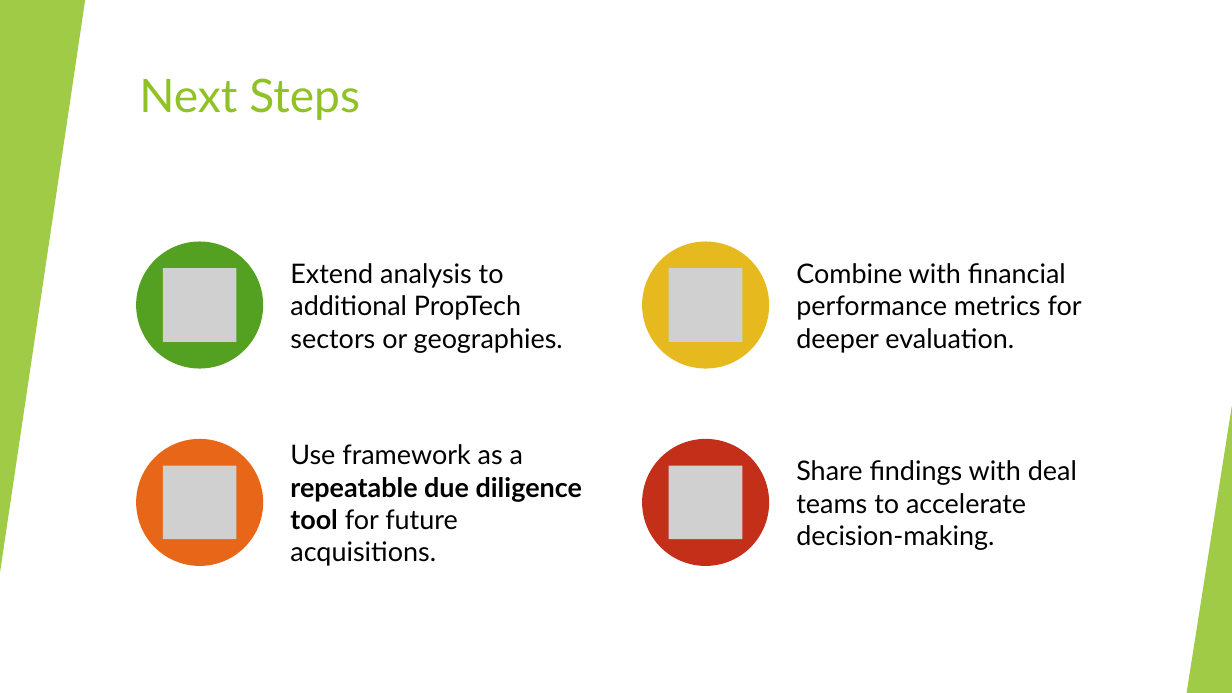
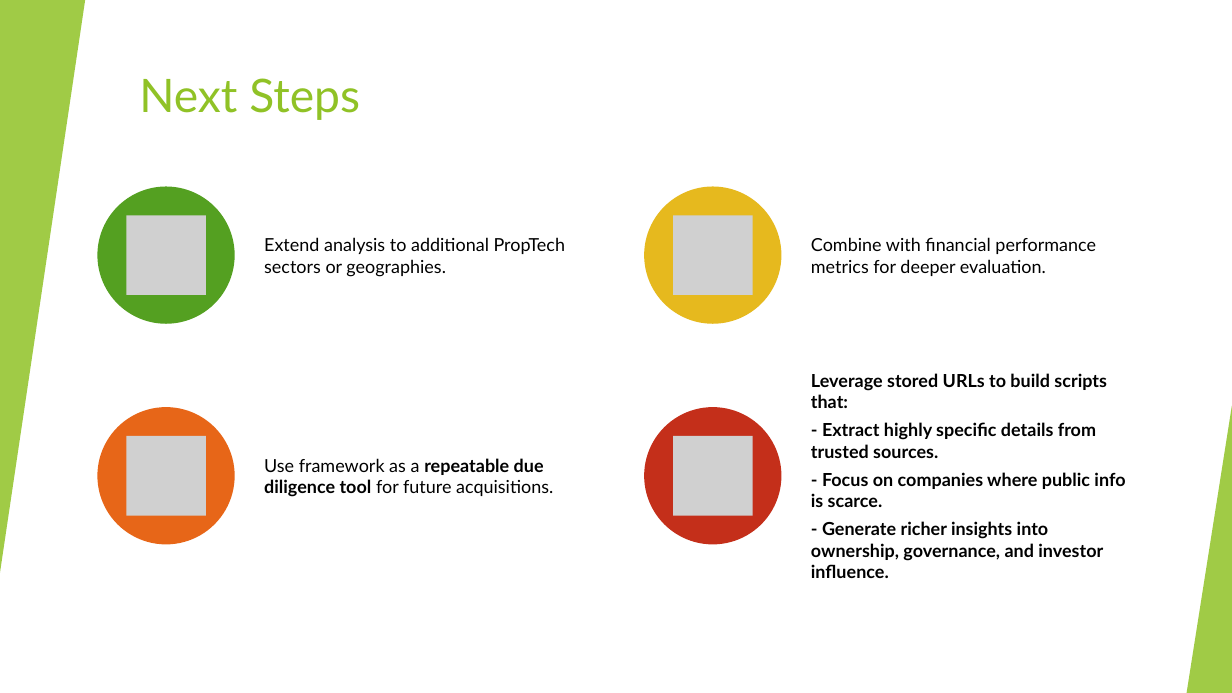
Before and after one commit to sherarIG/pe-opportunities, a slide deck: slide 9 of docs/Approach to Analyzing Founder Ownership in PropTech Companies.pptx. Drawn at 1232x693 pixels with LibreOffice and Linux fonts; fonts in the diff are those of the drawing; grey boxes stand for pictures. Boxes give left, top, right and bottom in pixels: in the first picture for what was removed or moved away, otherwise in the second. Text is boxed around its words. In the diff, an @@ line names an element or a change of style, - is before the commit and + after.

```diff
--- a/docs/Approach to Analyzing Founder Ownership in PropTech Companies.pptx
+++ b/docs/Approach to Analyzing Founder Ownership in PropTech Companies.pptx
@@ ellipse: place and size @@
-ellipse at [136, 241, 263, 369]
+ellipse at [97, 187, 235, 324]
@@ text "Extend analysis to additional PropTech ...": place and size @@
-text "Extend analysis to additional PropTech ..." at [290, 263, 563, 353]
+text "Extend analysis to additional PropTech ..." at [264, 237, 566, 277]
@@ ellipse: place and size @@
-ellipse at [642, 241, 770, 369]
+ellipse at [644, 187, 782, 324]
@@ size 21 to 14 pt; less space between paragraphs in 3 elements at [264, 458, 553, 497], [264, 237, 566, 277], [811, 237, 1096, 276] @@
@@ text "Combine with financial performance metrics ...": place and size @@
-text "Combine with financial performance metrics ..." at [796, 263, 1082, 353]
+text "Combine with financial performance metrics ..." at [811, 237, 1096, 276]
@@ picture added at [127, 215, 206, 295] @@
@@ picture: place and size @@
-picture at [669, 268, 743, 342]
+picture at [673, 215, 752, 295]
@@ picture removed at [163, 268, 237, 342] @@
@@ text added at [811, 373, 1125, 578], 14 pt, text #000000, bold @@
+Leverage stored URLs to build scripts that:
+- Extract highly specific details from trusted sources.
+- Focus on companies where public info is scarce.
+- Generate richer insights into ownership, governance, and investor influence.
@@ ellipse: place and size @@
-ellipse at [136, 439, 263, 567]
+ellipse at [97, 408, 235, 545]
@@ text "Use framework as a repeatable ...": place and size @@
-text "Use framework as a repeatable ..." at [290, 444, 582, 566]
+text "Use framework as a repeatable ..." at [264, 458, 553, 497]
@@ ellipse: place and size @@
-ellipse at [642, 439, 770, 567]
+ellipse at [644, 408, 782, 545]
@@ picture: place and size @@
-picture at [163, 466, 237, 540]
+picture at [127, 436, 206, 516]
@@ picture added at [673, 436, 752, 516] @@
@@ picture removed at [669, 466, 743, 540] @@
@@ text removed at [796, 460, 1077, 550] @@
-Share findings with deal teams to accelerate decision-making.
```
Also in this commit, not shown: 1 other slide changed.
